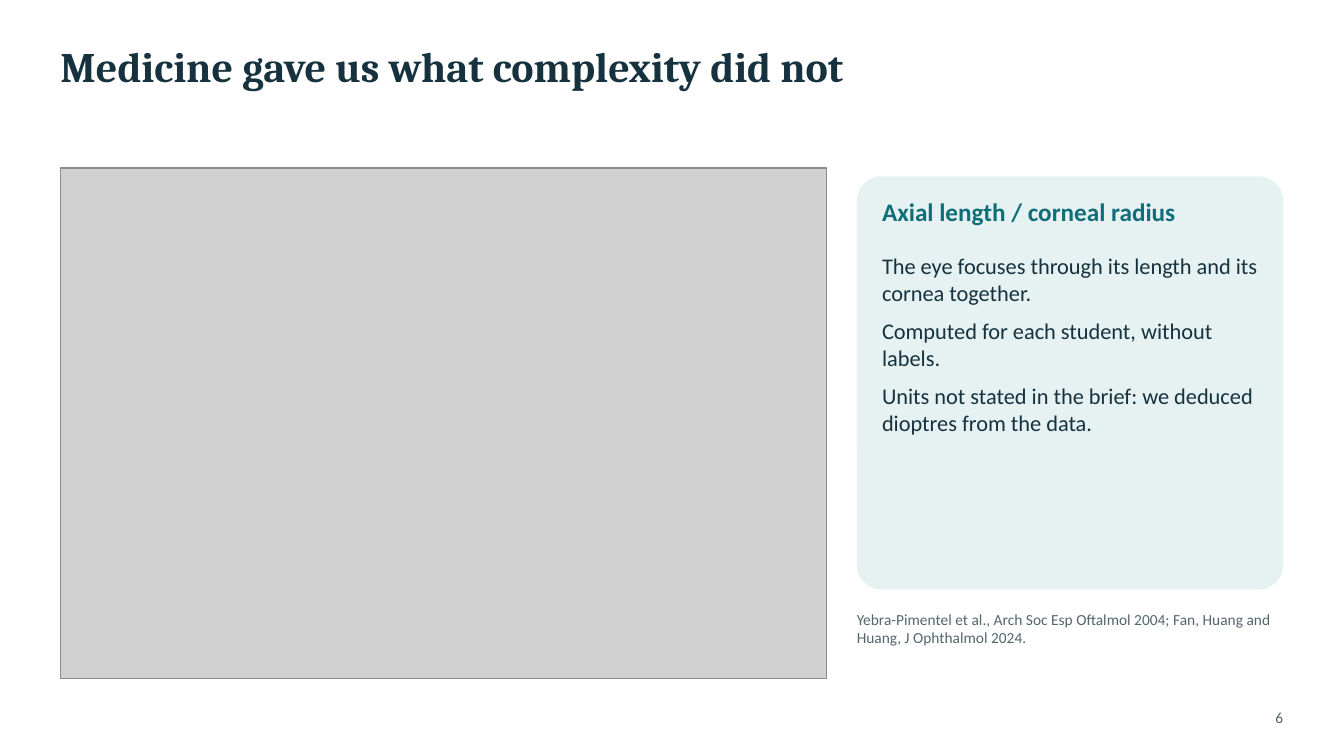
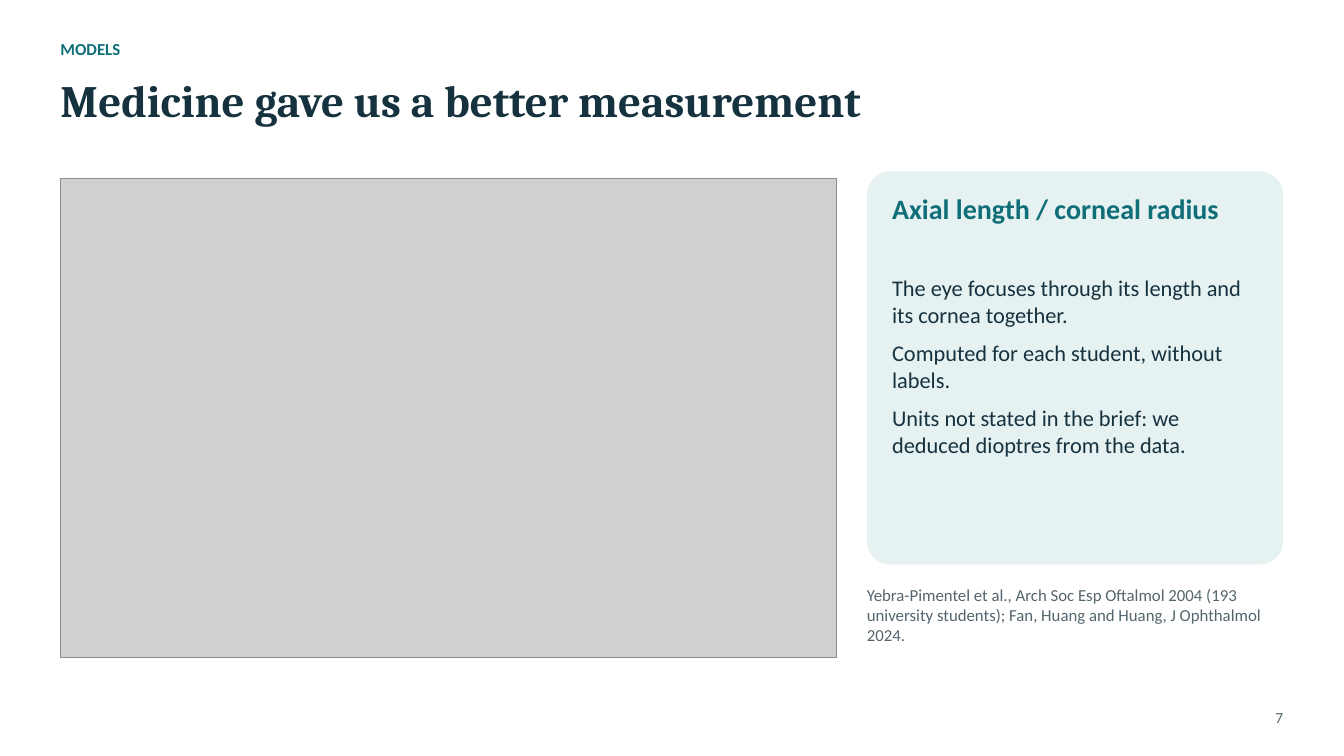
Before and after one commit to tomas20oriol-jpg/miopia-ml-project, a slide deck: slide 7 of slides/myopia_presentation.pptx (slide 6 before the commit). Drawn at 1344x756 pixels with LibreOffice and Linux fonts; fonts in the diff are those of the drawing; grey boxes stand for pictures. Boxes give left, top, right and bottom in pixels: in the first picture for what was removed or moved away, otherwise in the second. Text is boxed around its words. In the diff, an @@ line names an element or a change of style, - is before the commit and + after.

```diff
--- a/slides/myopia_presentation.pptx
+++ b/slides/myopia_presentation.pptx
@@ text added at (x1=60, y1=44, x2=120, y2=55), 12 pt, text #0F6E78, bold @@
+MODELS
@@ title at (x1=60, y1=86, x2=861, y2=127): text changed; size 30 to 32 pt @@
-Medicine gave us what complexity did not
+Medicine gave us a better measurement
@@ picture resized from (x1=60, y1=168, x2=827, y2=680) to (x1=60, y1=179, x2=837, y2=658) @@
@@ rounded rectangle resized from (x1=857, y1=176, x2=1284, y2=590) to (x1=867, y1=171, x2=1284, y2=565) @@
@@ text "Axial length / corneal radius" moved from (x1=882, y1=203, x2=1175, y2=226) to (x1=892, y1=199, x2=1218, y2=224) @@
@@ text "Axial length / corneal radius" at (x1=892, y1=199, x2=1218, y2=224): size 18 to 20 pt @@
@@ text "The eye focuses through its ..." rewrapped from (x1=882, y1=258, x2=1257, y2=435) to (x1=892, y1=280, x2=1241, y2=457) @@
@@ text at (x1=867, y1=589, x2=1261, y2=641): text changed; size 11 to 12 pt @@
-Yebra-Pimentel et al., Arch Soc Esp Oftalmol 2004; Fan, Huang and Huang, J Ophthalmol 2024.
+Yebra-Pimentel et al., Arch Soc Esp Oftalmol 2004 (193 university students); Fan, Huang and Huang, J Ophthalmol 2024.
@@ text at (x1=1275, y1=713, x2=1283, y2=723): text changed @@
-6
+7
```
Also in this commit, not shown: 13 other slides changed, 2 slides added, 1 slide removed, 14 other files.
